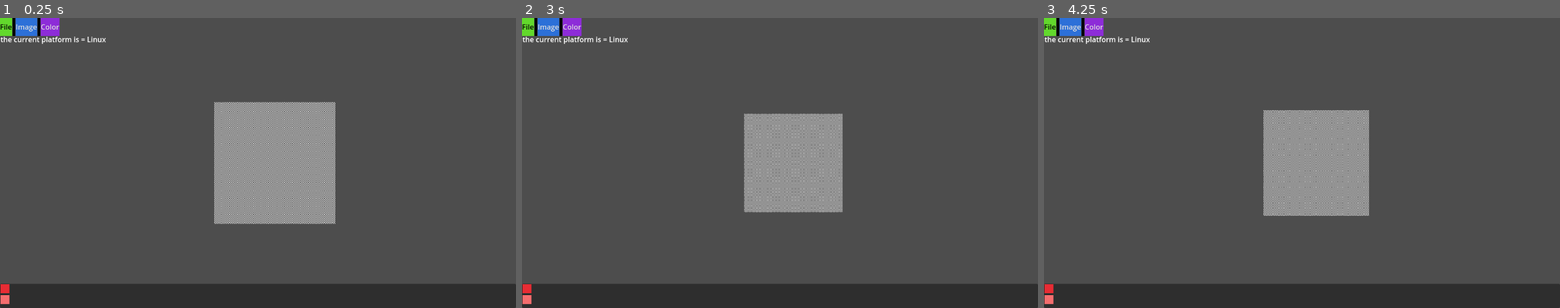
Above: before the commit, frames 1-3 (left to right).
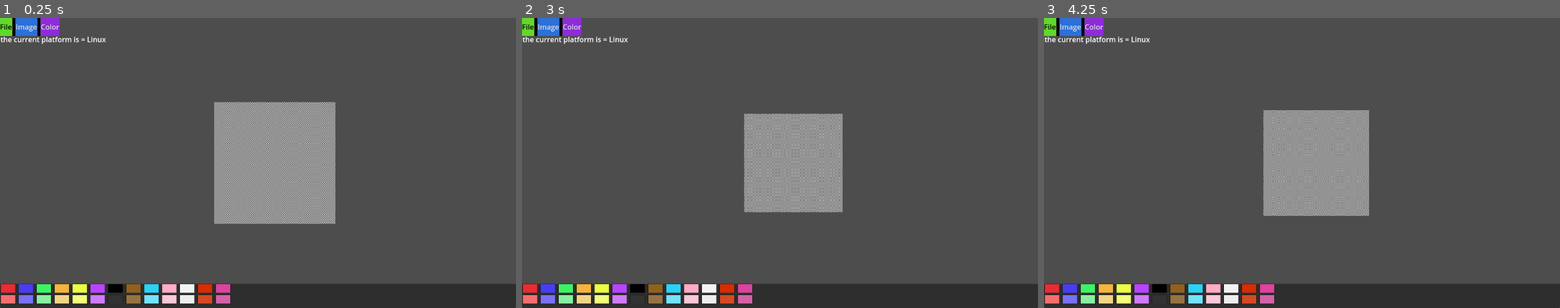
Above: after the commit, the same moments.

Repository: y1z/ms-pixel
Game: Godot game, scene res://Scenes/main.tscn
Same seed, same stepped clock (60 frames per second), same inputs: the game is played once before the commit and once after it.
Inputs (mouse positions are in pixels of both pictures, inside the frame that each line leads up to):
- Up to frame 1 (0.25 s): no input
- Up to frame 2 (3 s): tap Enter at 0.5, 2 s; move the mouse to (893, 148) at 0.52 s; hold D (move_right) 0.53-1.28 s; click (893, 148) at 0.6 s; tap Space at 1.25, 2.75 s; move the mouse to (676, 177) at 1.27 s; hold S (move_down) 1.28-2.03 s; click (676, 177) at 1.35 s; move the mouse to (831, 99) at 2.02 s; hold D (move_right) 2.03-2.78 s; right-click (831, 99) at 2.1 s; click (831, 99) at 2.3 s; move the mouse to (754, 221) at 2.77 s; hold W (move_up) from 2.78 s (still down); tap Mouse wheel down (scroll_down) at 2.85 s
- Up to frame 3 (4.25 s): click (1276, 221) at 3.05 s; tap Enter at 3.5 s; move the mouse to (1456, 206) at 3.52 s; release W (move_up) at 3.53 s; hold A (move_left) from 3.53 s (still down); tap Mouse wheel up (scroll_up) at 3.6 s; click (1456, 206) at 3.8 s

The runs differ from the first frame. In frame 1, 2.0% of the frame differs, in the area x 0-45%, y 91-99%; in frame 2, 2.0%; in frame 3, 2.0%.

Commit message:
UI now has pigments to change color from

Diff:
--- a/Entities/pigment.tscn
+++ b/Entities/pigment.tscn
@@ -7,17 +7,19 @@
 
 [node name="Pigment" type="Control"]
 layout_mode = 3
-anchors_preset = 15
-anchor_right = 1.0
-anchor_bottom = 1.0
+anchor_right = 0.019000001
+anchor_bottom = 0.035
+offset_right = 0.11199951
+offset_bottom = 0.3199997
 grow_horizontal = 2
 grow_vertical = 2
 script = ExtResource("1_wngl7")
 
 [node name="outer panel" type="Panel" parent="."]
 layout_mode = 0
-offset_right = 20.0
-offset_bottom = 20.0
+offset_right = 22.0
+offset_bottom = 22.0
+scale = Vector2(1.6000001, 1)
 
 [node name="inner panel" type="Panel" parent="outer panel"]
 unique_name_in_owner = true
--- a/Scenes/UI/desktop_ui.tscn
+++ b/Scenes/UI/desktop_ui.tscn
@@ -235,20 +235,120 @@
 
 [node name="VBoxContainer" type="VBoxContainer" parent="CanvasLayer/Pigment container"]
 layout_mode = 0
-offset_right = 40.78
+offset_right = 960.0
 offset_bottom = 54.255
 
-[node name="HBoxContainer" type="HBoxContainer" parent="CanvasLayer/Pigment container/VBoxContainer"]
-custom_minimum_size = Vector2(0, 20)
-layout_mode = 2
-
-[node name="Pigment" parent="CanvasLayer/Pigment container/VBoxContainer/HBoxContainer" instance=ExtResource("2_djg63")]
+[node name="Darker color row" type="HBoxContainer" parent="CanvasLayer/Pigment container/VBoxContainer"]
+clip_contents = true
+custom_minimum_size = Vector2(30, 20)
+layout_mode = 2
+theme_override_constants/separation = 40
+
+[node name="red" parent="CanvasLayer/Pigment container/VBoxContainer/Darker color row" instance=ExtResource("2_djg63")]
 layout_mode = 2
 color = Color(0.90752995, 0.17277202, 0.20217305, 1)
 
-[node name="HBoxContainer2" type="HBoxContainer" parent="CanvasLayer/Pigment container/VBoxContainer"]
-layout_mode = 2
-
-[node name="Pigment" parent="CanvasLayer/Pigment container/VBoxContainer/HBoxContainer2" instance=ExtResource("2_djg63")]
-layout_mode = 2
-color = Color(0.9604061, 0.42953053, 0.42978933, 1)
+[node name="blue" parent="CanvasLayer/Pigment container/VBoxContainer/Darker color row" instance=ExtResource("2_djg63")]
+layout_mode = 2
+color = Color(0.28627452, 0.23921569, 0.95686275, 1)
+
+[node name="green" parent="CanvasLayer/Pigment container/VBoxContainer/Darker color row" instance=ExtResource("2_djg63")]
+layout_mode = 2
+color = Color(0.23921569, 0.95686275, 0.39607844, 1)
+
+[node name="orange" parent="CanvasLayer/Pigment container/VBoxContainer/Darker color row" instance=ExtResource("2_djg63")]
+layout_mode = 2
+color = Color(0.95686275, 0.7058824, 0.23921569, 1)
+
+[node name="yellow" parent="CanvasLayer/Pigment container/VBoxContainer/Darker color row" instance=ExtResource("2_djg63")]
+layout_mode = 2
+color = Color(0.9254902, 0.99607843, 0.26666668, 1)
+
+[node name="purple" parent="CanvasLayer/Pigment container/VBoxContainer/Darker color row" instance=ExtResource("2_djg63")]
+layout_mode = 2
+color = Color(0.7294118, 0.26666668, 0.99607843, 1)
+
+[node name="black" parent="CanvasLayer/Pigment container/VBoxContainer/Darker color row" instance=ExtResource("2_djg63")]
+layout_mode = 2
+
+[node name="brown" parent="CanvasLayer/Pigment container/VBoxContainer/Darker color row" instance=ExtResource("2_djg63")]
+layout_mode = 2
+color = Color(0.5686275, 0.38039216, 0.11372549, 1)
+
+[node name="cyan" parent="CanvasLayer/Pigment container/VBoxContainer/Darker color row" instance=ExtResource("2_djg63")]
+layout_mode = 2
+color = Color(0.16862746, 0.81960785, 0.9647059, 1)
+
+[node name="pink" parent="CanvasLayer/Pigment container/VBoxContainer/Darker color row" instance=ExtResource("2_djg63")]
+layout_mode = 2
+color = Color(1, 0.6745098, 0.77254903, 1)
+
+[node name="white" parent="CanvasLayer/Pigment container/VBoxContainer/Darker color row" instance=ExtResource("2_djg63")]
+layout_mode = 2
+color = Color(0.9529412, 0.9529412, 0.9529412, 1)
+
+[node name="other red" parent="CanvasLayer/Pigment container/VBoxContainer/Darker color row" instance=ExtResource("2_djg63")]
+layout_mode = 2
+color = Color(0.8392157, 0.1764706, 0.003921569, 1)
+
+[node name="magenta" parent="CanvasLayer/Pigment container/VBoxContainer/Darker color row" instance=ExtResource("2_djg63")]
+layout_mode = 2
+color = Color(0.8666667, 0.2627451, 0.62352943, 1)
+
+[node name="Lighter color row" type="HBoxContainer" parent="CanvasLayer/Pigment container/VBoxContainer"]
+clip_contents = true
+custom_minimum_size = Vector2(30, 20)
+layout_mode = 2
+theme_override_constants/separation = 40
+
+[node name="light red" parent="CanvasLayer/Pigment container/VBoxContainer/Lighter color row" instance=ExtResource("2_djg63")]
+layout_mode = 2
+color = Color(0.9607843, 0.43137255, 0.43137255, 1)
+
+[node name="light blue" parent="CanvasLayer/Pigment container/VBoxContainer/Lighter color row" instance=ExtResource("2_djg63")]
+layout_mode = 2
+color = Color(0.4745098, 0.4392157, 0.9607843, 1)
+
+[node name="light green" parent="CanvasLayer/Pigment container/VBoxContainer/Lighter color row" instance=ExtResource("2_djg63")]
+layout_mode = 2
+color = Color(0.53333336, 0.9411765, 0.62352943, 1)
+
+[node name="light orange" parent="CanvasLayer/Pigment container/VBoxContainer/Lighter color row" instance=ExtResource("2_djg63")]
+layout_mode = 2
+color = Color(0.9411765, 0.8352941, 0.53333336, 1)
+
+[node name="light yellow" parent="CanvasLayer/Pigment container/VBoxContainer/Lighter color row" instance=ExtResource("2_djg63")]
+layout_mode = 2
+color = Color(0.94509804, 0.99607843, 0.47843137, 1)
+
+[node name="light purple" parent="CanvasLayer/Pigment container/VBoxContainer/Lighter color row" instance=ExtResource("2_djg63")]
+layout_mode = 2
+color = Color(0.8117647, 0.48235294, 1, 1)
+
+[node name="light black" parent="CanvasLayer/Pigment container/VBoxContainer/Lighter color row" instance=ExtResource("2_djg63")]
+layout_mode = 2
+color = Color(0.19607843, 0.19607843, 0.19607843, 1)
+
+[node name="light brown" parent="CanvasLayer/Pigment container/VBoxContainer/Lighter color row" instance=ExtResource("2_djg63")]
+layout_mode = 2
+color = Color(0.5882353, 0.4509804, 0.25882354, 1)
+
+[node name="light cyan" parent="CanvasLayer/Pigment container/VBoxContainer/Lighter color row" instance=ExtResource("2_djg63")]
+layout_mode = 2
+color = Color(0.4509804, 0.8862745, 0.9843137, 1)
+
+[node name="light pink" parent="CanvasLayer/Pigment container/VBoxContainer/Lighter color row" instance=ExtResource("2_djg63")]
+layout_mode = 2
+color = Color(0.9882353, 0.78039217, 0.84313726, 1)
+
+[node name="light white" parent="CanvasLayer/Pigment container/VBoxContainer/Lighter color row" instance=ExtResource("2_djg63")]
+layout_mode = 2
+color = Color(0.92941177, 0.92941177, 0.92941177, 1)
+
+[node name="light other red" parent="CanvasLayer/Pigment container/VBoxContainer/Lighter color row" instance=ExtResource("2_djg63")]
+layout_mode = 2
+color = Color(0.8352941, 0.28627452, 0.14509805, 1)
+
+[node name="light magenta" parent="CanvasLayer/Pigment container/VBoxContainer/Lighter color row" instance=ExtResource("2_djg63")]
+layout_mode = 2
+color = Color(0.8235294, 0.38431373, 0.64705884, 1)
--- a/Scripts/UI/pigment.gd
+++ b/Scripts/UI/pigment.gd
@@ -8,4 +8,22 @@
 
 func _ready() -> void:
 	inner_panel = %"inner panel"
+	inner_panel.add_theme_color_override("bg_color", Color.WHITE)
+	print(inner_panel.get_theme_color("bg_color"))
 	inner_panel.modulate = color
+	print(inner_panel.get_theme_color("bg_color"))
+
+
+func _input(event: InputEvent) -> void:
+
+	if event.is_action_pressed(InputNames.click_l):
+		var mouse_pos := (get_global_mouse_position())
+		#print("mouse pos = %s" % mouse_pos)
+		#print("innter_panel rect = %s" % inner_panel.get_global_rect())
+
+		if inner_panel.get_global_rect().has_point(mouse_pos):
+			print("color = %s" % color)
+			print_rich("[b]INSIDE THING BOI[/b]")
+			UserData.current_color = color
+
+	pass
--- a/Scripts/user_data.gd
+++ b/Scripts/user_data.gd
@@ -23,6 +23,19 @@
 	print_draw_mode()
 
 
+func _notification(what: int) -> void:
+	if what == NOTIFICATION_WM_CLOSE_REQUEST:
+		notifcation_disconnect()
+		get_tree().quit()
+
+
+func notifcation_disconnect() -> void:
+	if connected_color_picker != null:
+		disconnect_to_color_picker(connected_color_picker)
+
+	pass
+
+
 func print_draw_mode() ->void:
 	print_rich("[b]",DrawModes.find_key(draw_modes),"[/b]")
 
@@ -37,6 +50,16 @@
 	pass
 
 
+func disconnect_to_color_picker(color_picker: ColorPicker) -> void:
+	if connected_color_picker != color_picker:
+		push_error("TRYING to disconnect color picker that is not connected")
+		return
+
+	connected_color_picker = null
+	color_picker.color_changed.disconnect(cb_on_color_picker_change)
+	pass
+
+
 func cb_on_color_picker_change(color: Color) -> void:
 	current_color = color
 	pass
